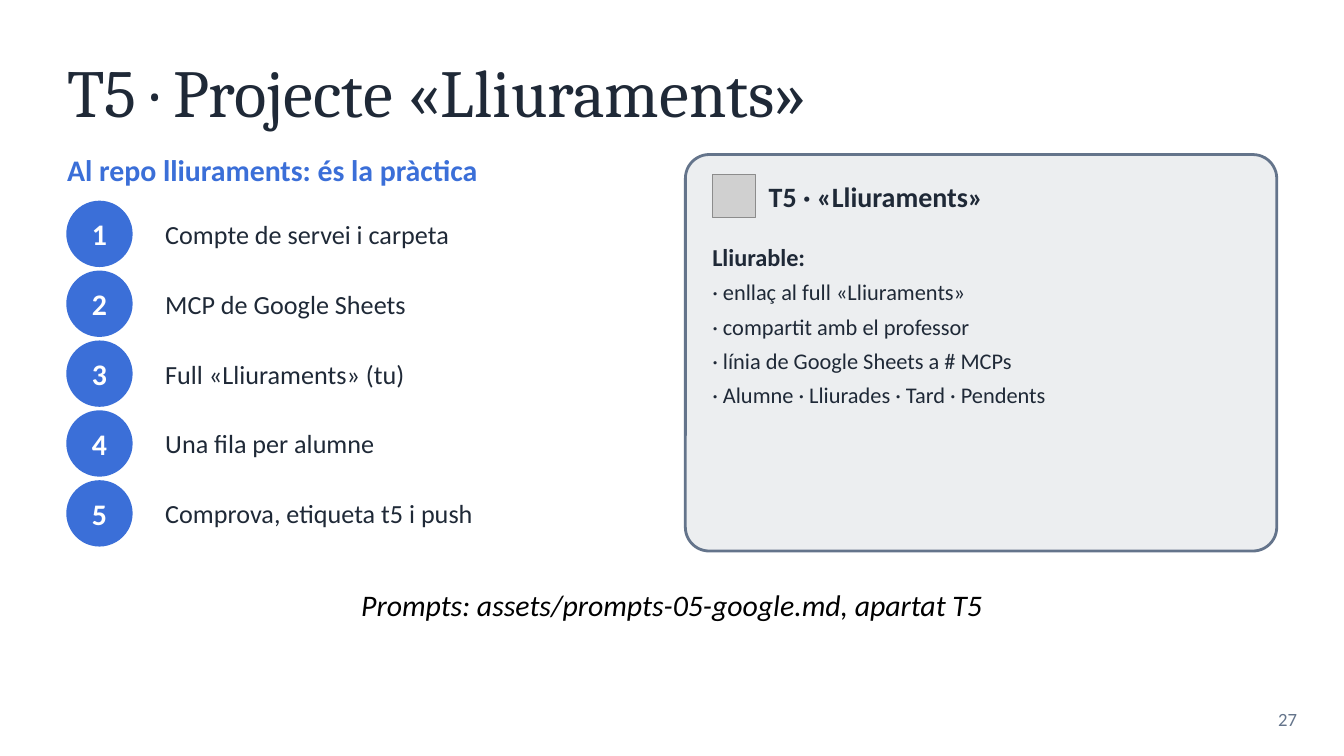
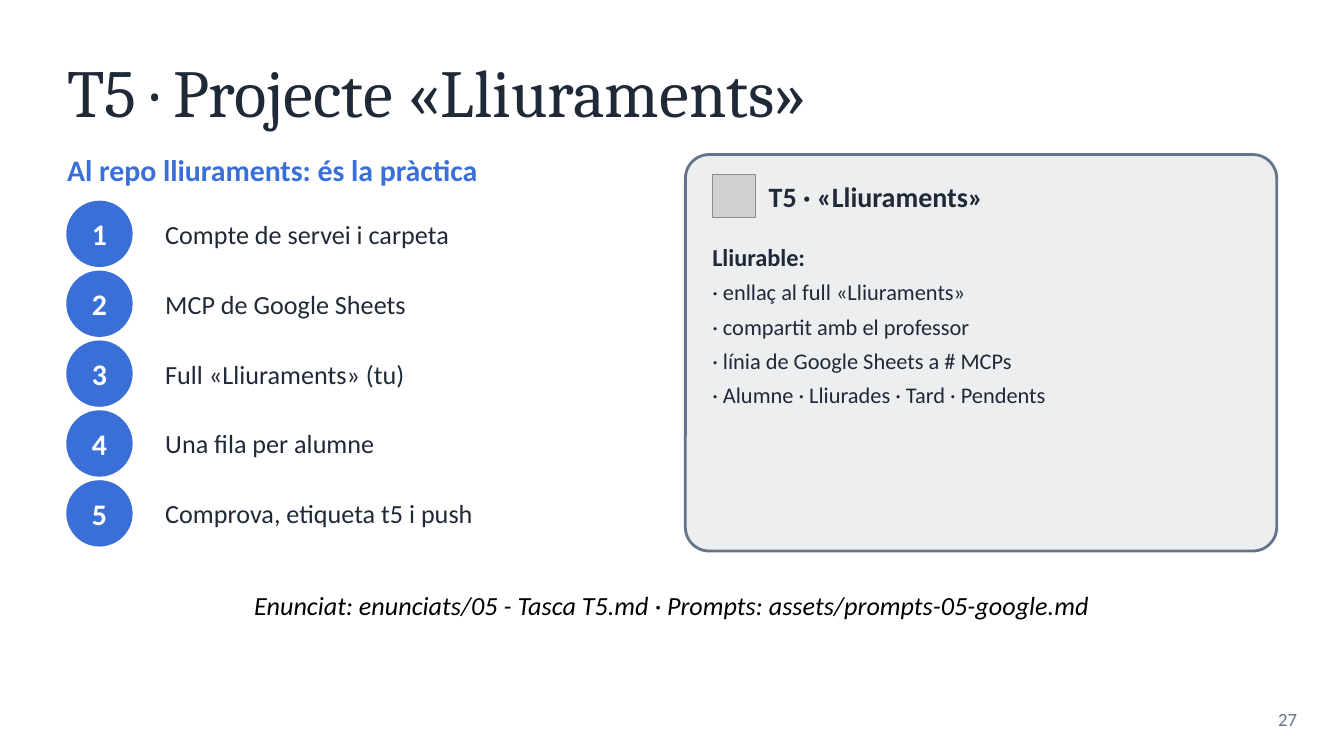
Before and after one commit to optimisme/XTEC-CursAgentsIA, a slide deck: slide 27 of diapositives/05 - Serveis de Google per a agents.pptx. Drawn at 1344x756 pixels with LibreOffice and Linux fonts; fonts in the diff are those of the drawing; grey boxes stand for pictures. Boxes give left, top, right and bottom in pixels: in the first picture for what was removed or moved away, otherwise in the second. Text is boxed around its words. In the diff, an @@ line names an element or a change of style, - is before the commit and + after.

```diff
--- a/diapositives/05 - Serveis de Google per a agents.pptx
+++ b/diapositives/05 - Serveis de Google per a agents.pptx
@@ text at (x1=254, y1=597, x2=1089, y2=620): text changed; size 16 to 14 pt @@
-Prompts: assets/prompts-05-google.md, apartat T5
+Enunciat: enunciats/05 - Tasca T5.md · Prompts: assets/prompts-05-google.md
```
Also in this commit, not shown: 25 other files.
